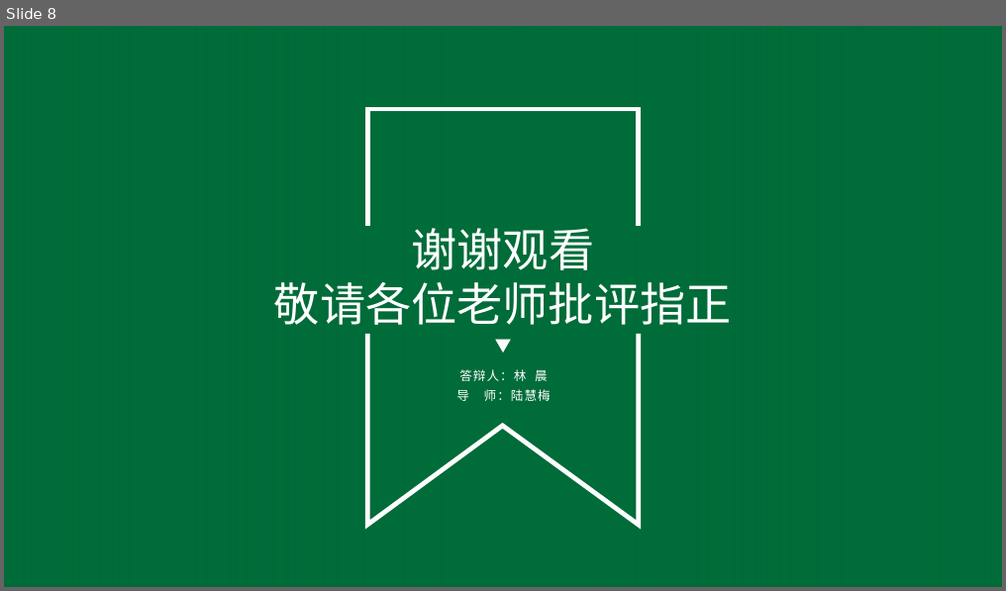
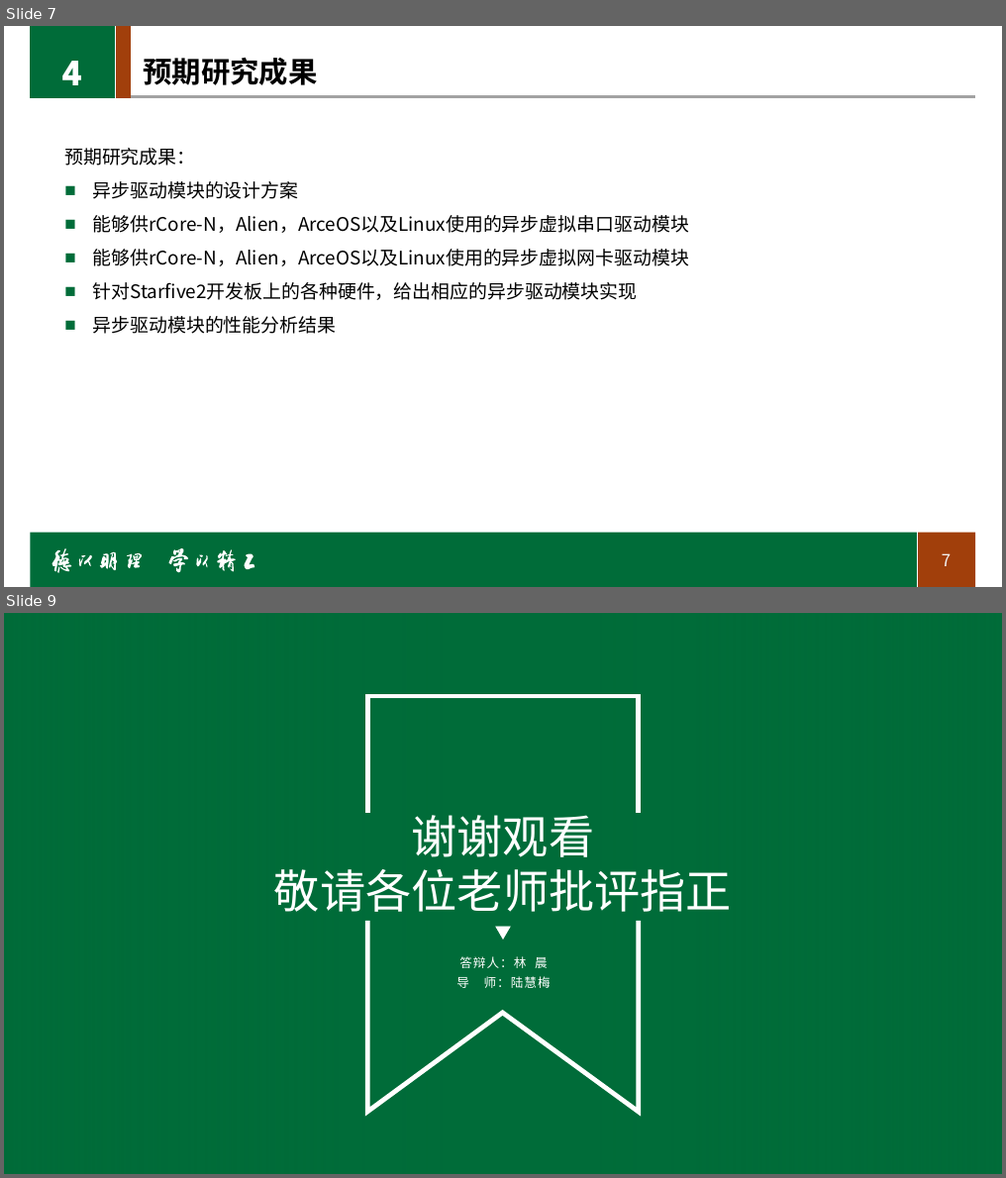
Before and after one commit to BITcyman/Rust-os-learning, a slide deck: report/毕业设计开题报告.pptx. Shown one above the other, each under a label of ours: slide 8 before the commit, slides 7 and 9 after it; the slides between them are not shown. The pictures are 1006x591 and 1006x1178 pixels, drawn with LibreOffice and Linux fonts; fonts in the diff are those of the drawing; background and template pictures are left out. Boxes give left, top, right and bottom in pixels: in the first picture for what was removed or moved away, otherwise in the second. Text is boxed around its words. In the diff, an @@ line names an element or a change of style, - is before the commit and + after.

```diff
--- a/report/毕业设计开题报告.pptx
+++ b/report/毕业设计开题报告.pptx
@@ slide 7 added at (x1=4, y1=26, x2=1002, y2=587), background #FFFFFF @@
@@ rectangle added at (x1=30, y1=26, x2=116, y2=97), fill #006C39, outline #006C39 1 pt @@
@@ line added from (116, 26) to (116, 113), #FFFFFF 1 pt @@
@@ rectangle added at (x1=117, y1=26, x2=131, y2=98), fill #A13F0B, outline #A13F0B 1 pt @@
@@ text added at (x1=63, y1=61, x2=83, y2=85), 36 pt, text #FFFFFF, bold @@
+4
@@ title added at (x1=143, y1=58, x2=317, y2=85), 28 pt, text #000000, bold @@
+预期研究成果
@@ line added from (132, 96) to (976, 96), #A2A2A2 2.25 pt @@
@@ text added at (x1=64, y1=148, x2=689, y2=334), 18 pt, text #000000 @@
+预期研究成果：
+■ 异步驱动模块的设计方案
+■ 能够供rCore-N，Alien，ArceOS以及Linux使用的异步虚拟串口驱动模块
+■ 能够供rCore-N，Alien，ArceOS以及Linux使用的异步虚拟网卡驱动模块
+■ 针对Starfive2开发板上的各种硬件，给出相应的异步驱动模块实现
+■ 异步驱动模块的性能分析结果
@@ line added from (918, 527) to (918, 587), #FFFFFF 1 pt @@
@@ rectangle added at (x1=30, y1=533, x2=918, y2=587), fill #006C39 @@
@@ group added at (x1=52, y1=549, x2=255, y2=573): 16 freeform shapes @@
@@ rectangle added at (x1=918, y1=533, x2=976, y2=587), fill #A13F0B @@
@@ page number added at (x1=942, y1=554, x2=950, y2=567), 16 pt, text #F2F2F2 @@
+7
@@ what was slide 8 is now slide 9 @@
```
Also in this commit, not shown: 6 slides changed.
